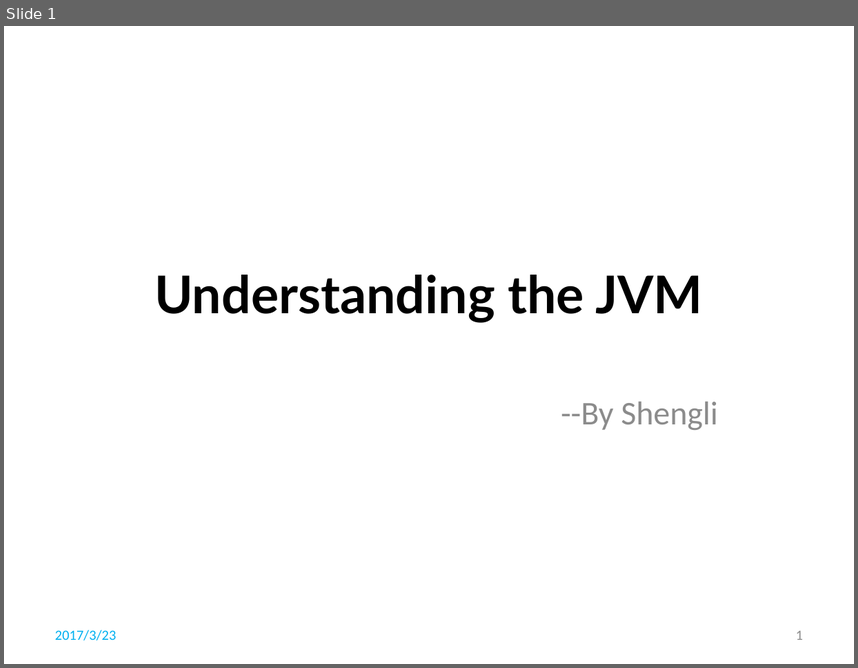
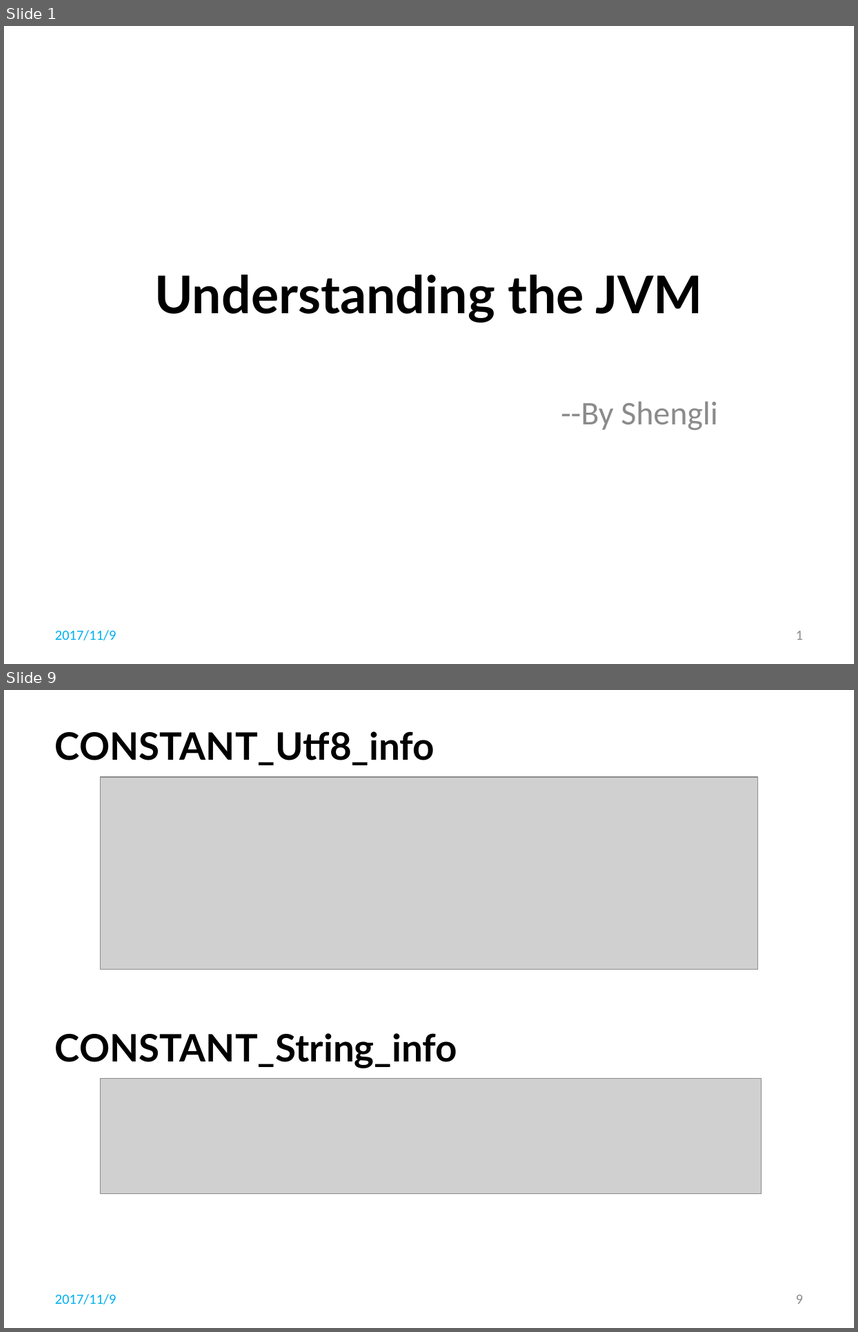
Before and after one commit to li-shengli/selfstudy, a slide deck: PPT/Understanding the JVM.pptx. Shown one above the other, each under a label of ours: slide 1 before the commit, slides 1 and 9 after it; the slides between them are not shown. The pictures are 858x668 and 858x1332 pixels, drawn with LibreOffice and Linux fonts; fonts in the diff are those of the drawing; grey boxes stand for pictures; background and template pictures are left out. Boxes give left, top, right and bottom in pixels: in the first picture for what was removed or moved away, otherwise in the second. Text is boxed around its words. In the diff, an @@ line names an element or a change of style, - is before the commit and + after.

```diff
--- a/PPT/Understanding the JVM.pptx
+++ b/PPT/Understanding the JVM.pptx
@@ slide 9 added at (x1=4, y1=690, x2=854, y2=1328), background picture (left out) @@
@@ title added at (x1=55, y1=731, x2=435, y2=765), 32 pt, text #000000, bold @@
+CONSTANT_Utf8_info
@@ picture added at (x1=100, y1=777, x2=758, y2=969) @@
@@ text added at (x1=55, y1=1033, x2=457, y2=1068), 32 pt, text #000000, bold @@
+CONSTANT_String_info
@@ picture added at (x1=100, y1=1078, x2=762, y2=1193) @@
@@ text added at (x1=55, y1=1293, x2=116, y2=1304), 12 pt, text #00B0F0 @@
+2017/11/9
@@ page number added at (x1=796, y1=1294, x2=803, y2=1303), 12 pt, text #8C8C8C @@
+9
@@ slide 1 changed as well @@
@@ text at (x1=55, y1=629, x2=116, y2=640): text changed @@
-2017/3/23
+2017/11/9
```
Also in this commit, not shown: 85 other slides added, 4 slides removed, 10 other files.
